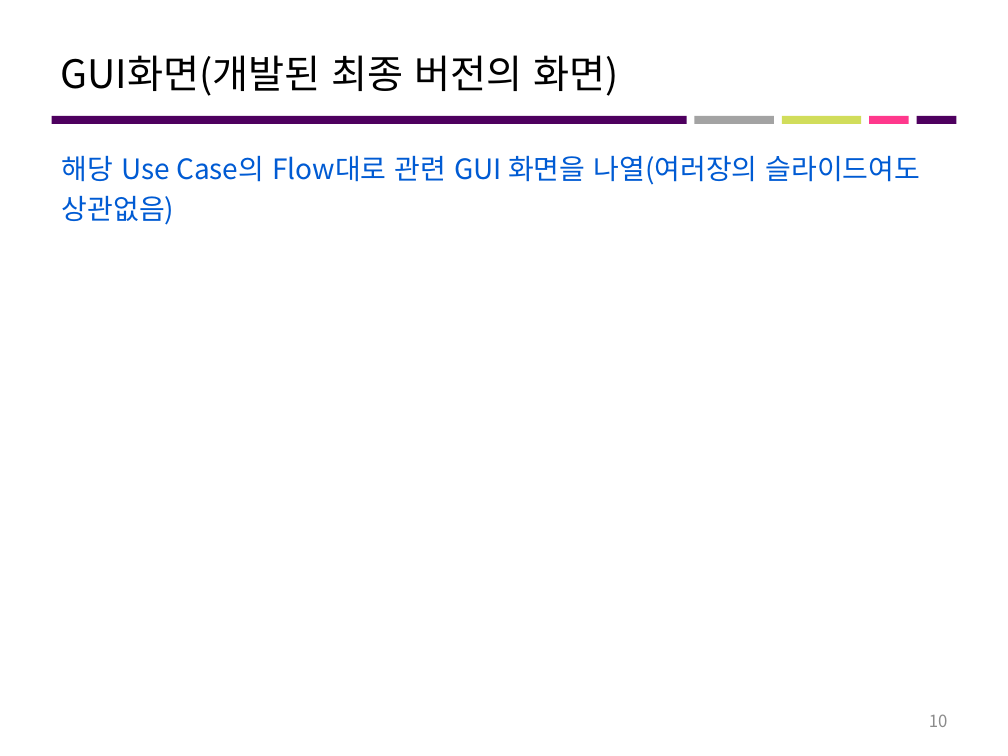
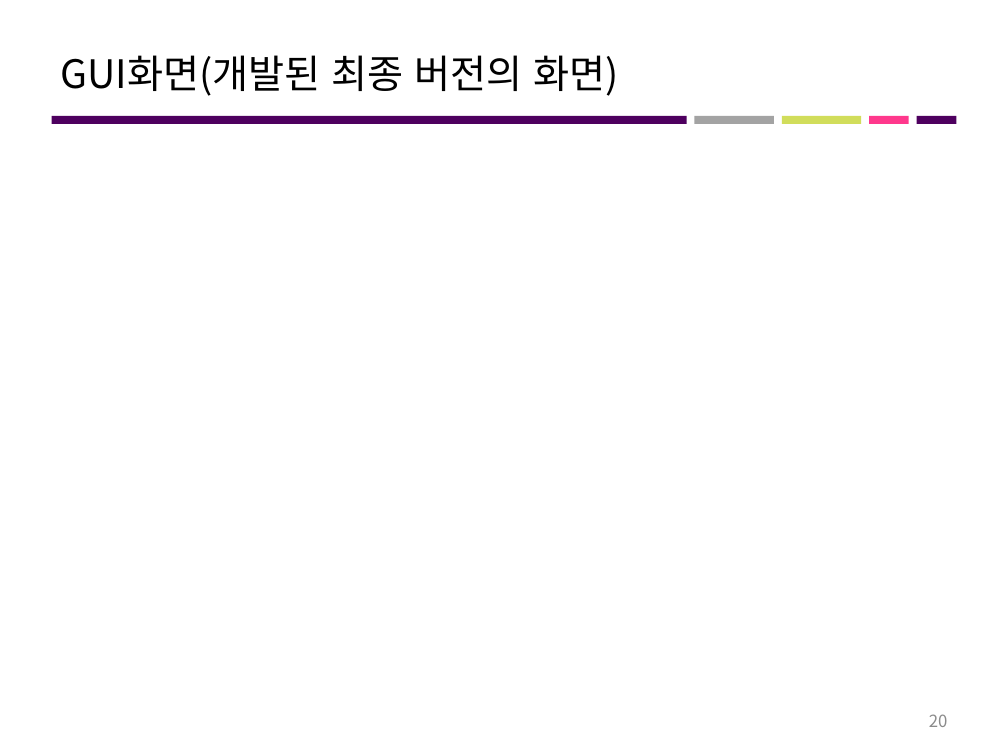
Before and after one commit to roeniss/TripPicker, a slide deck: slide 20 of 관리산출물/프로젝트_최종결과보고서/1팀_최종결과보고서.pptx (slide 10 before the commit). Drawn at 1008x756 pixels with LibreOffice and Linux fonts; fonts in the diff are those of the drawing. Boxes give left, top, right and bottom in pixels: in the first picture for what was removed or moved away, otherwise in the second. Text is boxed around its words. In the diff, an @@ line names an element or a change of style, - is before the commit and + after.

```diff
--- a/관리산출물/프로젝트_최종결과보고서/1팀_최종결과보고서.pptx
+++ b/관리산출물/프로젝트_최종결과보고서/1팀_최종결과보고서.pptx
@@ text removed at bbox=[62, 155, 921, 225] @@
-해당 Use Case의 Flow대로 관련 GUI 화면을 나열(여러장의 슬라이드여도 상관없음)
@@ page number at bbox=[929, 714, 948, 727]: text changed @@
-10
+20
```
Also in this commit, not shown: 5 other slides changed, 13 slides added, 1 slide removed, 7 other files.
